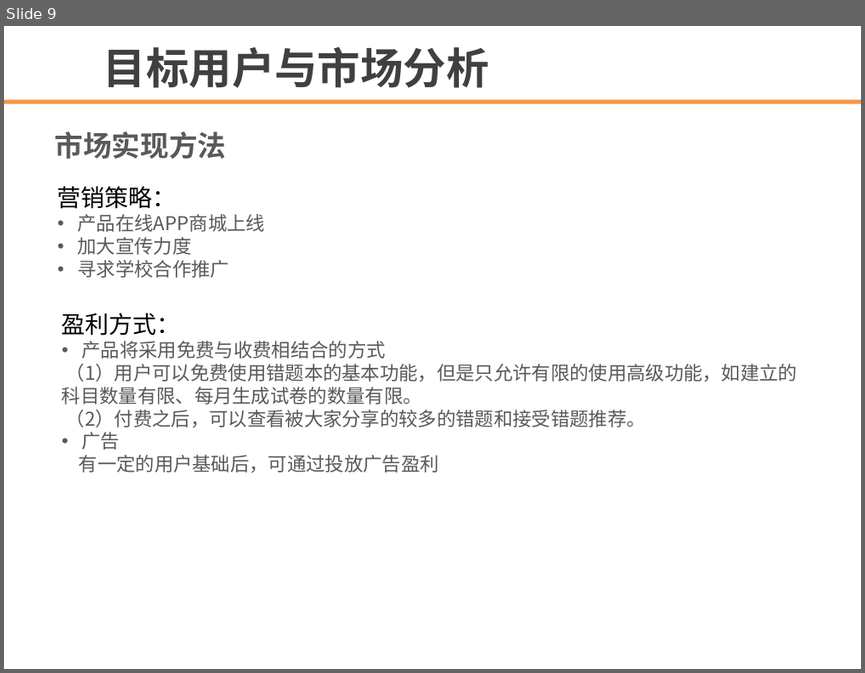
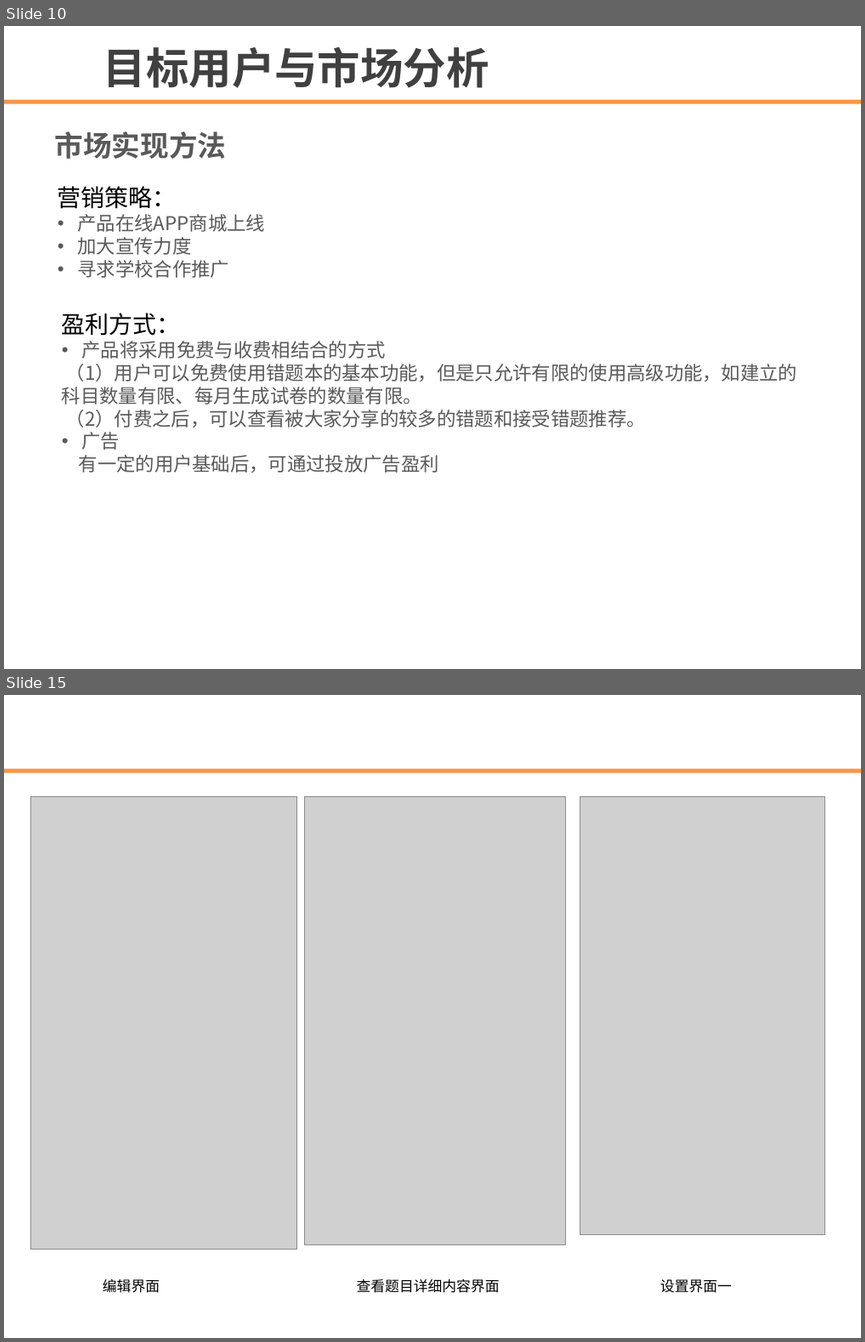
Before and after one commit to biscuit-team/CorrectNote, a slide deck: document/template.ppt. Shown one above the other, each under a label of ours: slide 9 before the commit, slides 10 and 15 after it; the slides between them are not shown. The pictures are 865x673 and 865x1342 pixels, drawn with LibreOffice and Linux fonts; fonts in the diff are those of the drawing; grey boxes stand for pictures; background and template pictures are left out. Boxes give left, top, right and bottom in pixels: in the first picture for what was removed or moved away, otherwise in the second. Text is boxed around its words. In the diff, an @@ line names an element or a change of style, - is before the commit and + after.

```diff
--- a/document/template.ppt
+++ b/document/template.ppt
@@ slide 15 added at box(4, 695, 861, 1338), background #FFFFFF; not listed: 1 template element that a slide beside it also shows @@
@@ picture added at box(30, 797, 296, 1249) @@
@@ picture added at box(304, 797, 565, 1244) @@
@@ picture added at box(579, 797, 824, 1234) @@
@@ text added at box(103, 1279, 160, 1293), 12 pt, text #000000 @@
+编辑界面
@@ text added at box(357, 1279, 500, 1293), 12 pt, text #000000 @@
+查看题目详细内容界面
@@ text added at box(660, 1279, 732, 1293), 12 pt, text #000000 @@
+设置界面一
@@ what was slide 9 is now slide 10 @@
```
Also in this commit, not shown: 2 slides changed, 6 other slides added, 14 other files.
